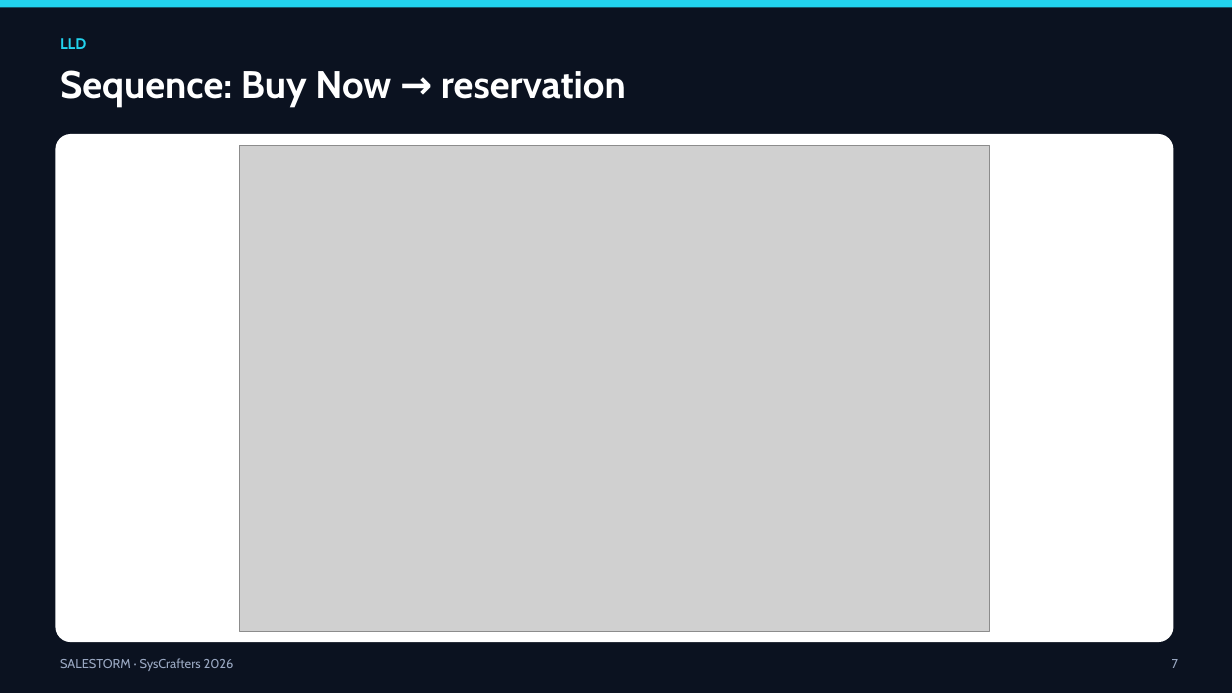
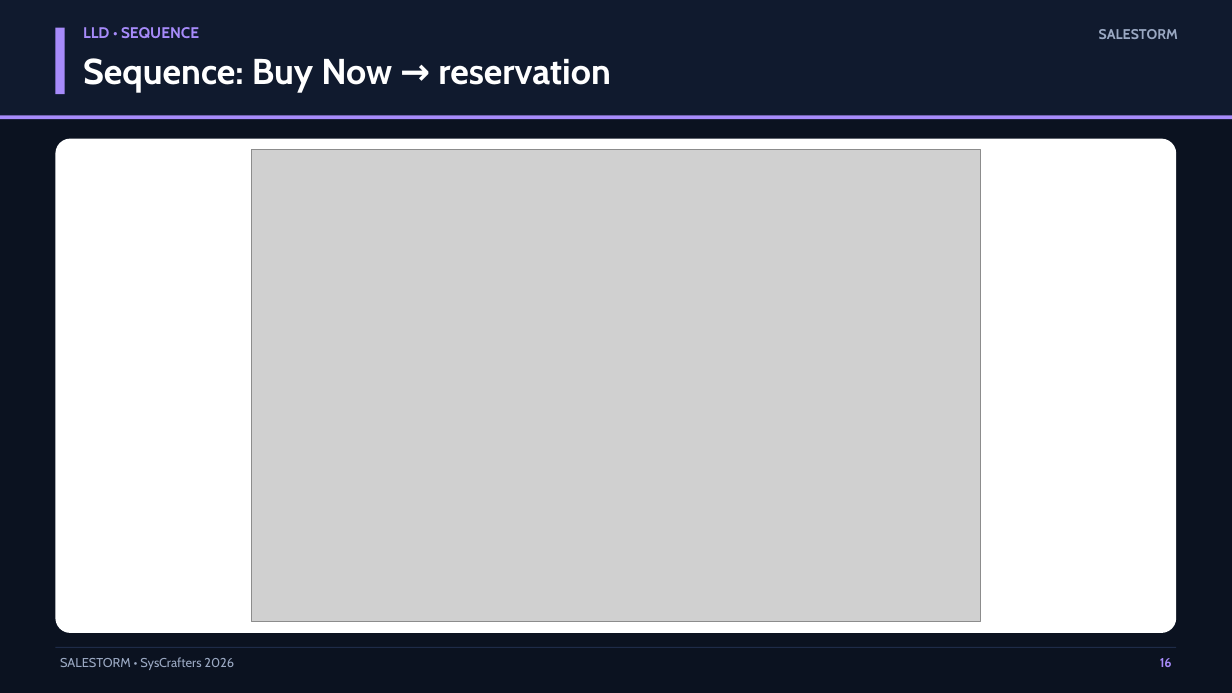
Before and after one commit to sivaangayarkanni/SalesStrom-Ecommerce-platform, a slide deck: slide 16 of 12_Presentation/SALESTORM_Final_Presentation.pptx (slide 7 before the commit). Drawn at 1232x693 pixels with LibreOffice and Linux fonts; fonts in the diff are those of the drawing; grey boxes stand for pictures. Boxes give left, top, right and bottom in pixels: in the first picture for what was removed or moved away, otherwise in the second. Text is boxed around its words. In the diff, an @@ line names an element or a change of style, - is before the commit and + after.

```diff
--- a/12_Presentation/SALESTORM_Final_Presentation.pptx
+++ b/12_Presentation/SALESTORM_Final_Presentation.pptx
@@ rectangle resized from (x1=0, y1=0, x2=1232, y2=7) to (x1=0, y1=0, x2=1232, y2=116) @@
@@ rectangle at (x1=0, y1=0, x2=1232, y2=116): fill #22D3EE to #101A2E @@
@@ rectangle added at (x1=55, y1=28, x2=65, y2=94), fill #A78BFA @@
@@ text at (x1=83, y1=27, x2=199, y2=38): text changed; text colour #22D3EE to #A78BFA @@
-LLD
+LLD • SEQUENCE
@@ text added at (x1=1099, y1=29, x2=1178, y2=39), 11 pt, text #9AA8C2, bold @@
+SALESTORM
@@ text "Sequence: Buy Now → reservation" moved from (x1=60, y1=70, x2=626, y2=107) to (x1=83, y1=58, x2=611, y2=93) @@
@@ text "Sequence: Buy Now → reservation" at (x1=83, y1=58, x2=611, y2=93): size 30 to 28 pt @@
@@ rectangle added at (x1=0, y1=116, x2=1232, y2=119), fill #A78BFA @@
@@ rounded rectangle resized from (x1=55, y1=134, x2=1174, y2=642) to (x1=55, y1=139, x2=1177, y2=633) @@
@@ picture resized from (x1=239, y1=145, x2=990, y2=631) to (x1=251, y1=150, x2=981, y2=622) @@
@@ rectangle added at (x1=55, y1=647, x2=1177, y2=648), fill #1E2B48 @@
@@ text at (x1=60, y1=657, x2=234, y2=670): text changed @@
-SALESTORM · SysCrafters 2026
+SALESTORM • SysCrafters 2026
@@ text added at (x1=1160, y1=658, x2=1172, y2=667), 10 pt, text #A78BFA, bold @@
+16
@@ text removed at (x1=1172, y1=659, x2=1178, y2=668) @@
-7
```
Also in this commit, not shown: 7 other slides changed, 25 slides added, 10 slides removed, 2 other files.
